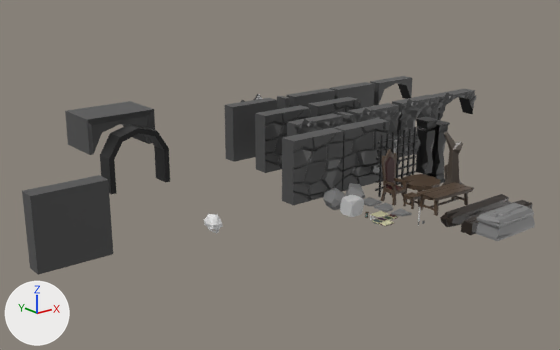
Two versions of the Blender file Models/scene.blend, one commit apart.
Rendered twice from a 50 mm camera at (-45.6, -69.3, 31.5) aimed at (12.9, 3.8, 2.2). The axes (+X, +Y, +Z) are drawn at lower left. The lights are the same throughout.

Before the edit, the objects in view are built like this:
```python
me_cube = bpy.data.meshes.new('Cube')
me_cube.from_pydata(...)  # 77 vertices, 120 faces; spans x -0.85..0.85, y -1.26..0.96, z -0.62..1.11
me_cube_006 = bpy.data.meshes.new('Cube.006')
me_cube_006.from_pydata(...)  # 36 vertices, 68 faces; spans x -0.599..0.608, y -1.125..0.151, z -0.922..-0.011
me_cube_046 = bpy.data.meshes.new('Cube.046')
me_cube_046.from_pydata(...)  # a box spanning x -4.0..4.0, y -1.0..1.0, z 0.0..8.0
me_cube_046.materials.append(mat_material_025)  # picture img_palette_tga_023
me_cylinder = bpy.data.meshes.new('Cylinder')
me_cylinder.from_pydata(...)  # 49 vertices, 94 faces; spans x -5.71..5.46, y -0.81..1.0, z -0.95..0.98
me_cylinder.materials.append(mat_material)  # picture img_palette_tga
ob_enemy_skull_0 = bpy.data.objects.new('Enemy_Skull_0', me_cube)
ob_enemy_skull_0.location = (0.0, 0.0, 0.0)
ob_enemy_skull_1 = bpy.data.objects.new('Enemy_Skull_1', me_cube_006)
ob_enemy_skull_1.location = (0.0, 0.0, 0.0)
ob_enemy_skull_1.rotation_euler = (0.0286, 0.0, 0.0)  # degrees (1.6, 0, 0)
ob_wall_flat_004 = bpy.data.objects.new('Wall_Flat.004', me_cube_046)
ob_wall_flat_004.location = (-16.91, -0.14, 0.0)
ob_wood_cylinder = bpy.data.objects.new('Wood_Cylinder', me_cylinder)
ob_wood_cylinder.location = (26.76, -16.22, 0.0)
# also in view: 'Wall_Flat.001' at (15.0, -0.2, 4.0); 'Grave_Top' at (24.1, -22.1, 2.2); 'Wall_Stone_Opening_Big' at (40.1, 5.6, 4.2); 'Wall_Flat.006' at (20.4, 12.4, 4.0); 'Table_Rectangular' at (24.7, -13.0, 1.1)
```
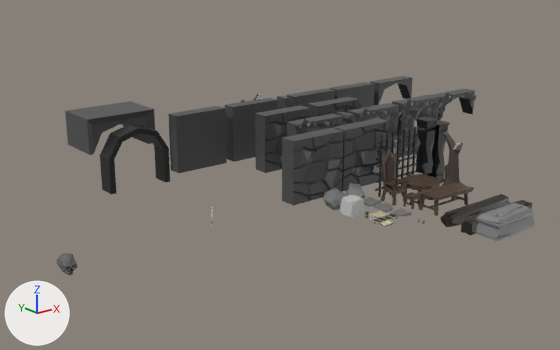
Location of each change, [x1, y1, x2, y2] in pixels of the pictures (560 x 350 px):
'Wall_Flat.004', moved
    before: [22, 175, 113, 275]
    after: [168, 106, 227, 173]
'Enemy_Skull_0', recoloured, moved
    before: [204, 214, 223, 231]
    after: [56, 253, 78, 273]
'Enemy_Skull_1', moved
    before: [208, 228, 219, 233]
    after: [62, 270, 73, 275]

The change in detail:
me_cube has 77 vertices, 120 faces and spans x -0.85..0.85, y -1.26..0.96, z -0.62..1.11.
me_cube now uses material mat_material (picture img_palette_tga).
Object 'Wall_Flat.004' (ob_wall_flat_004) moves from (-16.91, -0.14, 0.0) to (11.04, 19.69, 0.0).
Object 'Enemy_Skull_0' (ob_enemy_skull_0) moves from (0.0, 0.0, 0.0) to (-17.57, -0.06, -0.11).
Object 'Enemy_Skull_1' (ob_enemy_skull_1) moves from (0.0, 0.0, 0.0) to (-17.57, -0.06, -0.11).
